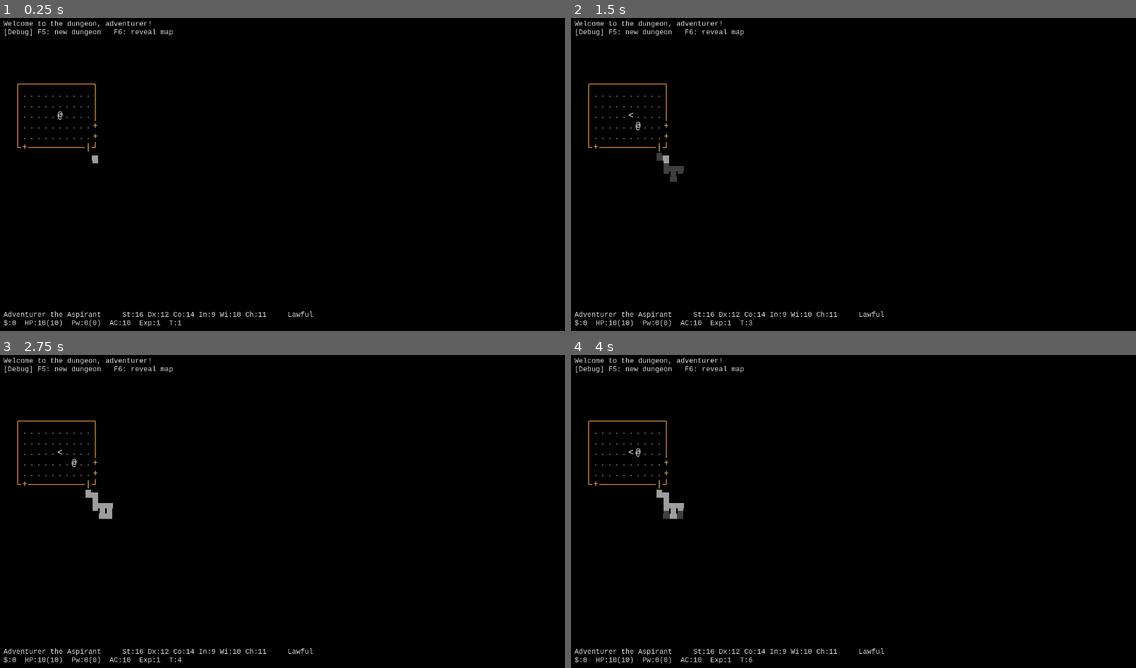
Above: before the commit, frames 1-4 (two rows, left to right).
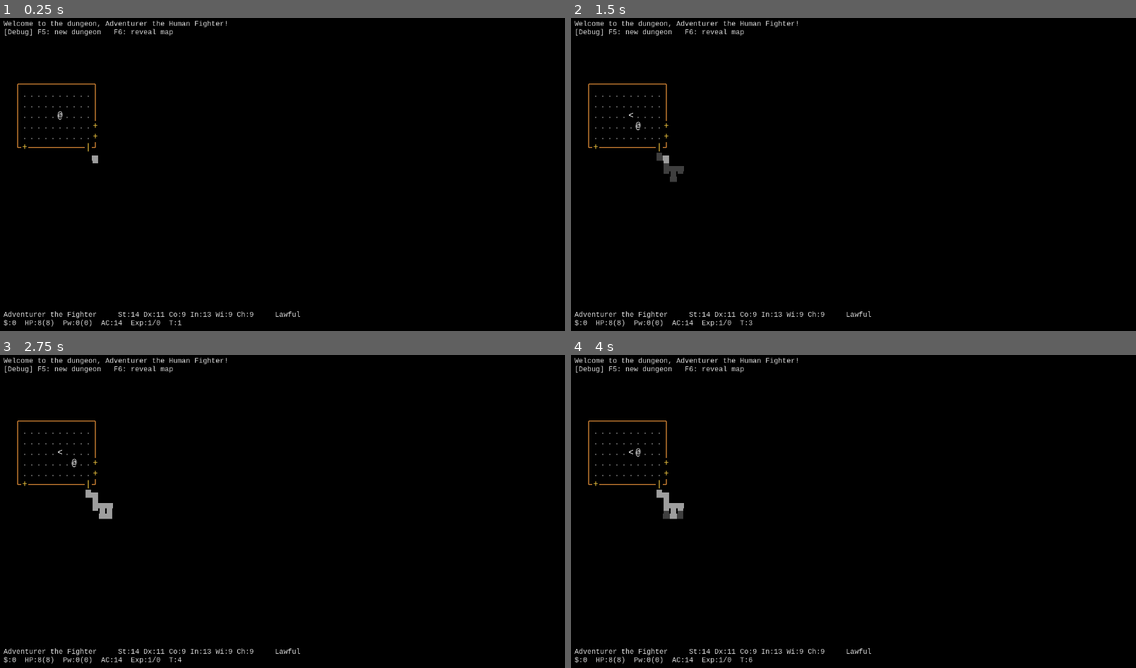
Above: after the commit, the same moments.

Repository: itaiag/basic-crawler
Game: Godot game, scene res://scenes/game.tscn
Two runs of this game, one before a commit and one after it. Both use one fixed random seed, a clock stepped at 60 frames per second and the inputs below.
Inputs:
- Up to frame 1 (0.25 s): no input
- Up to frame 2 (1.5 s): tap Enter at 0.5 s; hold Right 0.53-1.28 s; tap K at 0.6, 1.35 s; tap Space at 1.25 s; hold Down from 1.28 s (still down)
- Up to frame 3 (2.75 s): tap Enter at 2 s; release Down at 2.03 s; hold Right from 2.03 s (still down); tap K at 2.1 s
- Up to frame 4 (4 s): tap Space at 2.75 s; release Right at 2.78 s; hold Up 2.78-3.53 s; tap K at 2.85, 3.6 s; tap Enter at 3.5 s; hold Left from 3.53 s (still down)

The runs differ from the first frame. In frame 1, 0.6% of the frame differs, in the area x 6-56%, y 0-99%; in frame 2, 0.6%; in frame 3, 0.6%; in frame 4, 0.6%.

Commit message:
Combat and stats

Diff:
--- a/scripts/game.gd
+++ b/scripts/game.gd
@@ -2,6 +2,7 @@
 
 const TOP_PANEL_H := 72
 const BOTTOM_PANEL_H := 60
+const ENGAGE_RANGE := 5
 
 var _dungeon := DungeonGenerator.new()
 var _turn := 1
@@ -10,6 +11,7 @@
 var _monsters: Array[Monster] = []
 var _monster_at: Dictionary = {}
 var _last_visible: Dictionary = {}
+var _player_alive := true
 
 @onready var _renderer: Node2D = $DungeonRenderer
 @onready var _player: Node2D = $Player
@@ -25,14 +27,15 @@
 	_setup_camera()
 	_setup_ui()
 
+	_player.roll_new_character()
+
 	var start := _dungeon.get_start_pos()
 	_player.grid_pos = start
 	_player.position = GameData.grid_to_world(start)
-	_player.finished_moving.connect(_on_player_moved)
 
 	_spawn_monsters()
 	_update_fov()
-	_add_message("Welcome to the dungeon, adventurer!")
+	_add_message("Welcome to the dungeon, Adventurer the Human Fighter!")
 	_add_message("[Debug] F5: new dungeon   F6: reveal map")
 	_update_status()
 
@@ -91,6 +94,9 @@
 		get_viewport().set_input_as_handled()
 		return
 
+	if not _player_alive:
+		return
+
 	if _player.is_moving:
 		return
 
@@ -132,7 +138,7 @@
 	if dir == Vector2i.ZERO:
 		_add_message("Never mind.")
 		return
-	_kick(dir)
+	_run_round(_do_kick_action.bind(dir))
 
 
 func _try_move(dir: Vector2i) -> void:
@@ -140,30 +146,44 @@
 	if target.x < 0 or target.y < 0 or target.x >= GameData.MAP_W or target.y >= GameData.MAP_H:
 		return
 
+	# Attacking, opening, and walking all cost a turn -> run a full round.
 	if _monster_at.has(target):
-		# Combat arrives in the next step; for now monsters are solid.
-		var m: Monster = _monster_at[target]
-		_add_message("A %s blocks your way." % GameData.MONSTERS[m.kind]["name"])
+		_run_round(_do_move_action.bind(dir))
 		return
 
 	var tile: int = _dungeon.get_tile(target.x, target.y)
-
+	if tile == GameData.Tile.DOOR_LOCKED:
+		_add_message("This door is locked.  Kick it open with (k).")
+		return
+	if tile == GameData.Tile.DOOR_CLOSED or GameData.is_passable(tile):
+		_run_round(_do_move_action.bind(dir))
+
+
+func _do_move_action(dir: Vector2i) -> void:
+	# Re-evaluated at execution time, so it stays correct if monsters moved first.
+	var target: Vector2i = _player.grid_pos + dir
+	if target.x < 0 or target.y < 0 or target.x >= GameData.MAP_W or target.y >= GameData.MAP_H:
+		return
+
+	if _monster_at.has(target):
+		_attack_monster(_monster_at[target])
+		return
+
+	var tile: int = _dungeon.get_tile(target.x, target.y)
 	if tile == GameData.Tile.DOOR_CLOSED:
 		_dungeon.set_tile(target.x, target.y, GameData.Tile.DOOR_OPEN)
 		_add_message("You open the door.")
-		_update_fov()
-		_advance_turn()
-		return
-
-	if tile == GameData.Tile.DOOR_LOCKED:
-		_add_message("This door is locked.  Kick it open with (k).")
 		return
 
 	if GameData.is_passable(tile):
 		_player.move_to(target)
-
-
-func _kick(dir: Vector2i) -> void:
+		if tile == GameData.Tile.STAIRS_DOWN:
+			_add_message("There is a staircase down here.")
+		elif tile == GameData.Tile.STAIRS_UP:
+			_add_message("There is a staircase up here.")
+
+
+func _do_kick_action(dir: Vector2i) -> void:
 	var target: Vector2i = _player.grid_pos + dir
 	var tile: int = _dungeon.get_tile(target.x, target.y)
 
@@ -171,7 +191,6 @@
 		if randf() < 0.5:
 			_dungeon.set_tile(target.x, target.y, GameData.Tile.DOOR_OPEN)
 			_add_message("WHAMM!!  The door crashes open!")
-			_update_fov()
 		else:
 			_add_message("WHAMM!!  The door holds firm.")
 	elif GameData.is_wall(tile) or tile == GameData.Tile.NOTHING:
@@ -181,17 +200,47 @@
 	else:
 		_add_message("You kick at empty space.")
 
-	_advance_turn()
-
-
-func _on_player_moved() -> void:
-	_advance_turn()
-	_update_fov()
-	var tile := _dungeon.get_tile(_player.grid_pos.x, _player.grid_pos.y)
-	if tile == GameData.Tile.STAIRS_DOWN:
-		_add_message("There is a staircase down here.")
-	elif tile == GameData.Tile.STAIRS_UP:
-		_add_message("There is a staircase up here.")
+
+func _attack_monster(m: Monster) -> void:
+	var data: Dictionary = GameData.MONSTERS[m.kind]
+	var mname: String = data["name"]
+	var target_ac: int = data["ac"]
+	var atk: int = _player.melee_attack_bonus()
+	var d20 := randi_range(1, 20)
+	var total := d20 + atk
+
+	if total >= target_ac:
+		var base_dmg: int = GameData.roll(int(_player.dmg_n), int(_player.dmg_d))
+		var dmg := maxi(1, base_dmg + int(_player.damage_bonus()))
+		m.hp -= dmg
+		_add_message("You hit the %s!  [d20 %d+%d=%d vs AC %d]  -%d HP" %
+			[mname, d20, atk, total, target_ac, dmg])
+		if m.hp <= 0:
+			_kill_monster(m, mname, int(data["xp"]))
+	else:
+		_add_message("You miss the %s.  [d20 %d+%d=%d vs AC %d]" %
+			[mname, d20, atk, total, target_ac])
+
+
+func _kill_monster(m: Monster, mname: String, xp_value: int) -> void:
+	_monster_at.erase(m.grid_pos)
+	_monsters.erase(m)
+	m.queue_free()
+	_add_message("The %s dies!  (+%d XP)" % [mname, xp_value])
+	_gain_xp(xp_value)
+
+
+func _gain_xp(amount: int) -> void:
+	_player.xp += amount
+	while _player.xp >= _player.level * 20:
+		_level_up()
+
+
+func _level_up() -> void:
+	_player.level += 1
+	_player.max_hp += _player.gain_level_hp()
+	_player.hp = _player.max_hp
+	_add_message("Welcome to experience level %d!" % _player.level)
 
 
 func _update_fov() -> void:
@@ -218,6 +267,8 @@
 	_renderer.explored_cells.clear()
 	_awaiting_kick = false
 	_turn = 1
+	_player_alive = true
+	_player.roll_new_character()
 	_player.place_at(_dungeon.get_start_pos())
 	_spawn_monsters()
 	_update_fov()
@@ -278,9 +329,120 @@
 		m.visible = reveal or _last_visible.has(m.grid_pos)
 
 
-func _advance_turn() -> void:
+func _run_round(player_action: Callable) -> void:
+	# A round is the unit of OSR combat. When combat is joined, both sides roll
+	# 1d6 group initiative; the higher side takes its whole phase first.
 	_turn += 1
+	var monsters_first := false
+	if _engaged():
+		var p_init := randi_range(1, 6)
+		var m_init := randi_range(1, 6)
+		monsters_first = m_init > p_init
+		if monsters_first:
+			_add_message("Initiative: you %d, enemy %d.  The enemy strikes first!" %
+				[p_init, m_init])
+		else:
+			_add_message("Initiative: you %d, enemy %d.  You act first." %
+				[p_init, m_init])
+
+	if monsters_first:
+		_monsters_act()
+		if _player_alive:
+			player_action.call()
+	else:
+		player_action.call()
+		_update_fov()
+		_monsters_act()
+
+	_update_fov()
 	_update_status()
+
+
+func _engaged() -> bool:
+	for m in _monsters:
+		if not _last_visible.has(m.grid_pos):
+			continue
+		var d: Vector2i = m.grid_pos - _player.grid_pos
+		if absi(d.x) + absi(d.y) <= ENGAGE_RANGE:
+			return true
+	return false
+
+
+func _monsters_act() -> void:
+	for m in _monsters:
+		if not _player_alive:
+			return
+		_monster_take_turn(m)
+
+
+func _monster_take_turn(m: Monster) -> void:
+	# Only monsters the player can currently see are active (they see you too).
+	if not _last_visible.has(m.grid_pos):
+		return
+	var to_player: Vector2i = _player.grid_pos - m.grid_pos
+	var dist := absi(to_player.x) + absi(to_player.y)
+	if dist <= 1:
+		_monster_attack(m)
+		return
+	var step := _choose_monster_step(m, to_player)
+	if step != Vector2i.ZERO:
+		var old := m.grid_pos
+		m.move_to(old + step)
+		_monster_at.erase(old)
+		_monster_at[m.grid_pos] = m
+
+
+func _choose_monster_step(m: Monster, to_player: Vector2i) -> Vector2i:
+	# Greedy chase: try the longer axis first, then the other.
+	var options: Array[Vector2i] = []
+	if absi(to_player.x) >= absi(to_player.y):
+		if to_player.x != 0:
+			options.append(Vector2i(signi(to_player.x), 0))
+		if to_player.y != 0:
+			options.append(Vector2i(0, signi(to_player.y)))
+	else:
+		if to_player.y != 0:
+			options.append(Vector2i(0, signi(to_player.y)))
+		if to_player.x != 0:
+			options.append(Vector2i(signi(to_player.x), 0))
+	for step in options:
+		if _monster_can_enter(m.grid_pos + step):
+			return step
+	return Vector2i.ZERO
+
+
+func _monster_can_enter(cell: Vector2i) -> bool:
+	if cell == _player.grid_pos:
+		return false
+	if _monster_at.has(cell):
+		return false
+	return GameData.is_passable(_dungeon.get_tile(cell.x, cell.y))
+
+
+func _monster_attack(m: Monster) -> void:
+	var data: Dictionary = GameData.MONSTERS[m.kind]
+	var mname: String = data["name"]
+	var atk: int = data["atk"]
+	var pac: int = _player.armor_class()
+	var d20 := randi_range(1, 20)
+	var total := d20 + atk
+
+	if total >= pac:
+		var dmg := GameData.roll(int(data["dmg_n"]), int(data["dmg_d"]))
+		_player.take_damage(dmg)
+		_add_message("The %s hits you!  [d20 %d+%d=%d vs AC %d]  -%d HP" %
+			[mname, d20, atk, total, pac, dmg])
+		if not _player.is_alive():
+			_player_dies()
+	else:
+		_add_message("The %s misses you.  [d20 %d+%d=%d vs AC %d]" %
+			[mname, d20, atk, total, pac])
+
+
+func _player_dies() -> void:
+	_player_alive = false
+	_add_message("You die...")
+	_add_message("Press F5 to start a new game.")
 
 
 func _add_message(text: String) -> void:
@@ -288,6 +450,19 @@
 
 
 func _update_status() -> void:
+	var st: int = _player.strength
+	var dx: int = _player.dexterity
+	var co: int = _player.constitution
+	var intel: int = _player.intelligence
+	var wi: int = _player.wisdom
+	var cha: int = _player.charisma
+	var hp: int = _player.hp
+	var max_hp: int = _player.max_hp
+	var ac: int = _player.armor_class()
+	var lvl: int = _player.level
+	var xp: int = _player.xp
 	_status.clear()
-	_status.append_text("Adventurer the Aspirant     St:16 Dx:12 Co:14 In:9 Wi:10 Ch:11     Lawful\n")
-	_status.append_text("$:0  HP:10(10)  Pw:0(0)  AC:10  Exp:1  T:%d" % _turn)
+	_status.append_text("Adventurer the Fighter     St:%d Dx:%d Co:%d In:%d Wi:%d Ch:%d     Lawful\n" %
+		[st, dx, co, intel, wi, cha])
+	_status.append_text("$:0  HP:%d(%d)  Pw:0(0)  AC:%d  Exp:%d/%d  T:%d" %
+		[maxi(0, hp), max_hp, ac, lvl, xp, _turn])
--- a/scripts/game_data.gd
+++ b/scripts/game_data.gd
@@ -78,3 +78,31 @@
 
 static func grid_to_world(grid_pos: Vector2i) -> Vector2:
 	return Vector2(grid_pos.x * CELL.x, grid_pos.y * CELL.y)
+
+static func roll(n: int, sides: int) -> int:
+	var total := 0
+	for _i in range(n):
+		total += randi_range(1, sides)
+	return total
+
+# 4d6 drop-lowest gives a slightly heroic, not-too-difficult character.
+static func roll_ability() -> int:
+	var dice := [randi_range(1, 6), randi_range(1, 6), randi_range(1, 6), randi_range(1, 6)]
+	dice.sort()
+	return int(dice[1]) + int(dice[2]) + int(dice[3])
+
+# Basic Fantasy ability score modifier table.
+static func ability_mod(score: int) -> int:
+	if score <= 3:
+		return -3
+	elif score <= 5:
+		return -2
+	elif score <= 8:
+		return -1
+	elif score <= 12:
+		return 0
+	elif score <= 15:
+		return 1
+	elif score <= 17:
+		return 2
+	return 3
--- a/scripts/player.gd
+++ b/scripts/player.gd
@@ -4,6 +4,24 @@
 
 var grid_pos := Vector2i.ZERO
 var is_moving := false
+
+var strength := 10
+var dexterity := 10
+var constitution := 10
+var intelligence := 10
+var wisdom := 10
+var charisma := 10
+
+var hp := 8
+var max_hp := 8
+var xp := 0
+var level := 1
+
+# Fixed starting kit until the items stage: longsword (1d8), leather + shield.
+var dmg_n := 1
+var dmg_d := 8
+const ARMOR_AC := 14
+const HIT_DIE := 8
 
 const MOVE_DURATION := 0.1
 
@@ -43,3 +61,57 @@
 func _on_move_finished() -> void:
 	is_moving = false
 	finished_moving.emit()
+
+
+func take_damage(amount: int) -> void:
+	hp -= amount
+
+
+func is_alive() -> bool:
+	return hp > 0
+
+
+func roll_new_character() -> void:
+	strength = GameData.roll_ability()
+	dexterity = GameData.roll_ability()
+	constitution = GameData.roll_ability()
+	intelligence = GameData.roll_ability()
+	wisdom = GameData.roll_ability()
+	charisma = GameData.roll_ability()
+	level = 1
+	xp = 0
+	max_hp = maxi(1, HIT_DIE + con_mod())
+	hp = max_hp
+
+
+func str_mod() -> int:
+	return GameData.ability_mod(strength)
+
+
+func dex_mod() -> int:
+	return GameData.ability_mod(dexterity)
+
+
+func con_mod() -> int:
+	return GameData.ability_mod(constitution)
+
+
+func wis_mod() -> int:
+	return GameData.ability_mod(wisdom)
+
+
+func armor_class() -> int:
+	return ARMOR_AC + dex_mod()
+
+
+func melee_attack_bonus() -> int:
+	# Fighter base attack roughly equals level, plus Strength.
+	return level + str_mod()
+
+
+func damage_bonus() -> int:
+	return str_mod()
+
+
+func gain_level_hp() -> int:
+	return maxi(1, GameData.roll(1, HIT_DIE) + con_mod())
